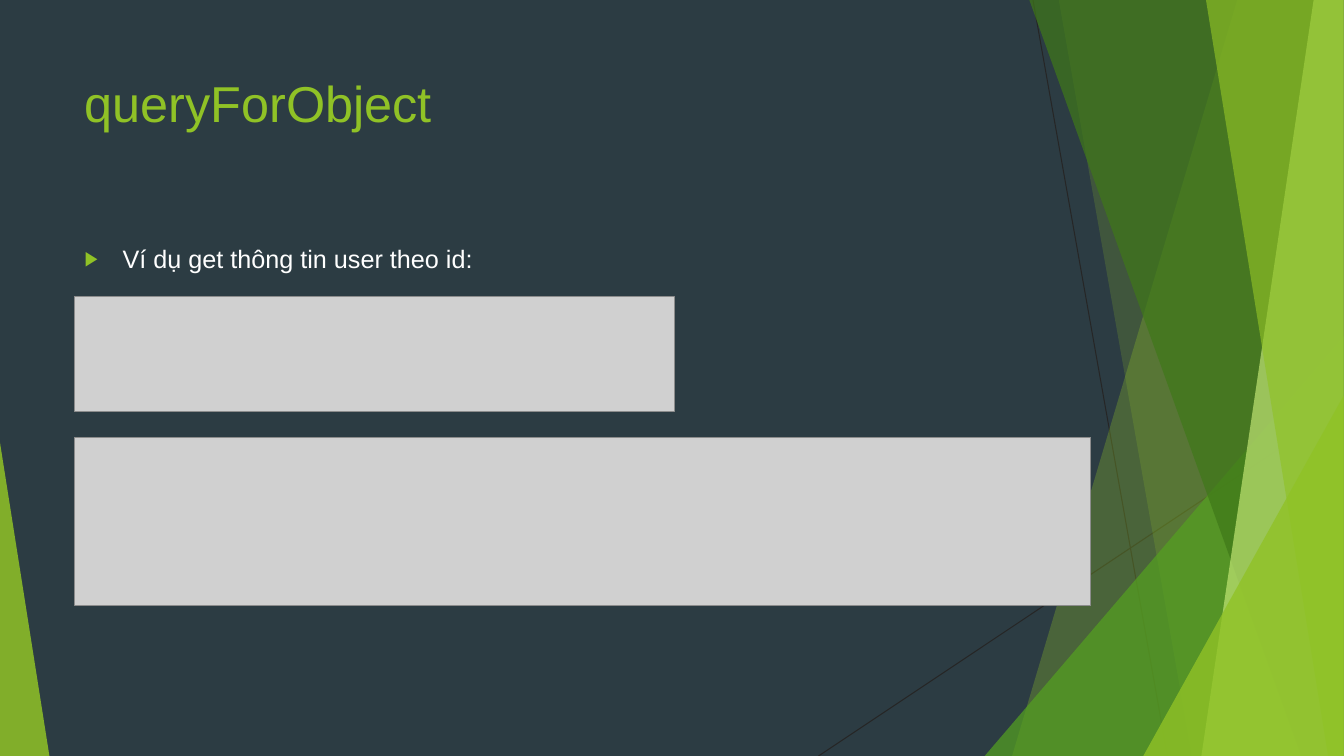
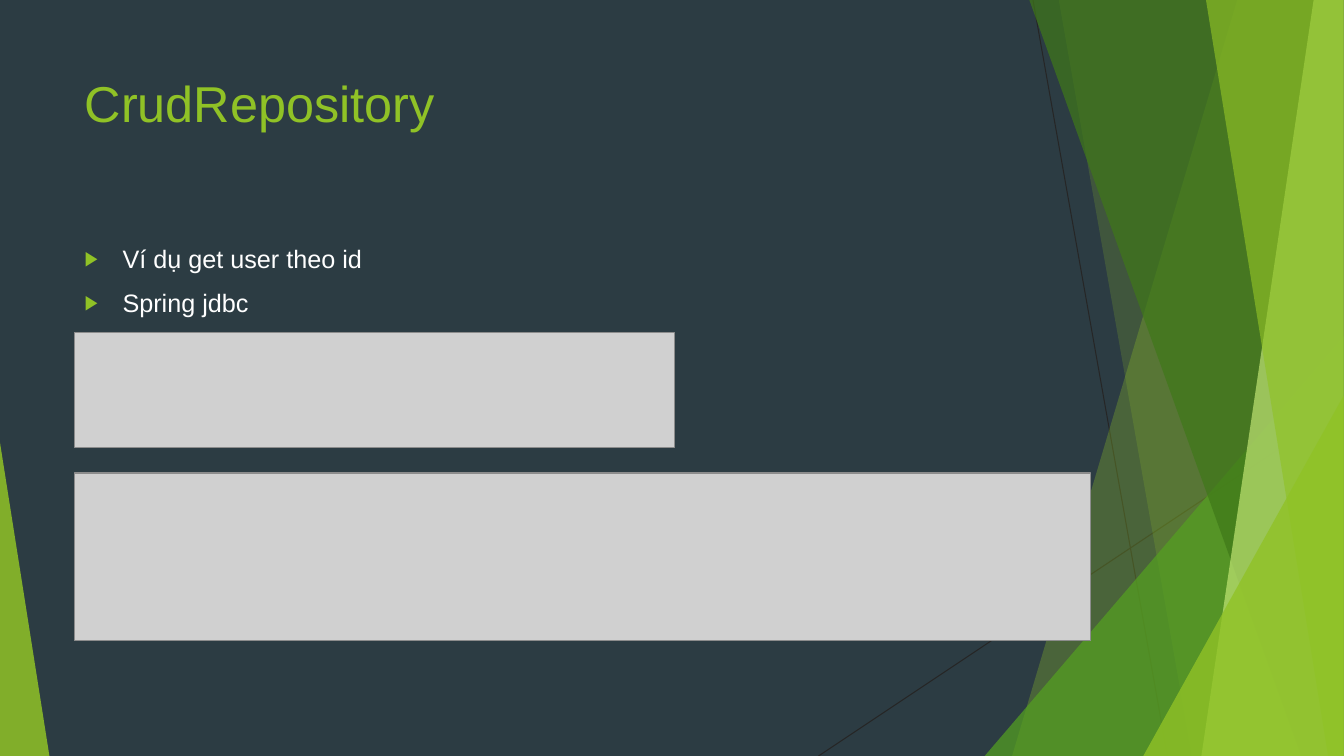
Before and after one commit to sobbingwind/SpringBoot, a slide deck: slide 18 of 07.Spring Data JPA.pptx (slide 15 before the commit). Drawn at 1344x756 pixels with LibreOffice and Linux fonts; fonts in the diff are those of the drawing; grey boxes stand for pictures. Boxes give left, top, right and bottom in pixels: in the first picture for what was removed or moved away, otherwise in the second. Text is boxed around its words. In the diff, an @@ line names an element or a change of style, - is before the commit and + after.

```diff
--- a/07.Spring Data JPA.pptx
+++ b/07.Spring Data JPA.pptx
@@ title at box(85, 85, 435, 132): text changed @@
-queryForObject
+CrudRepository
@@ text at box(123, 249, 362, 318): text changed @@
-▶ Ví dụ get thông tin user theo id:
+▶ Ví dụ get user theo id
+▶ Spring jdbc
@@ picture: place and size @@
-picture at box(75, 296, 675, 412)
+picture at box(75, 333, 675, 449)
@@ picture: place and size @@
-picture at box(75, 438, 1091, 606)
+picture at box(75, 473, 1091, 641)
```
Also in this commit, not shown: 7 other slides changed, 26 slides added, 20 slides removed.
